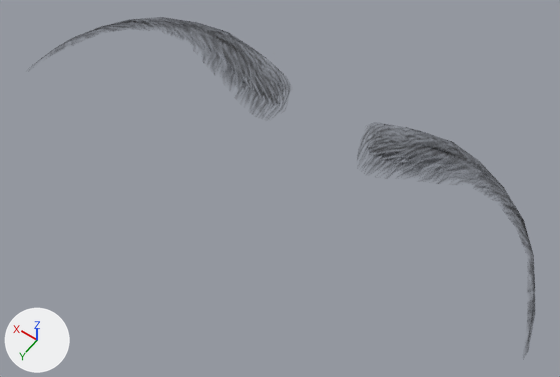
The glTF model assets/modular/eyebrows/eyebrow004_female.glb as it was, and as the next commit left it.
One viewpoint serves both versions: a 50 mm camera at (-0.0542, -0.0416, 1.6844) aimed at (-0.0023, -0.1143, 1.5701). The axes (+X, +Y, +Z) are drawn at lower left. The lights are the same throughout. The picture after the commit comes second.

In view in the first picture: 'Human.eyebrow004'.
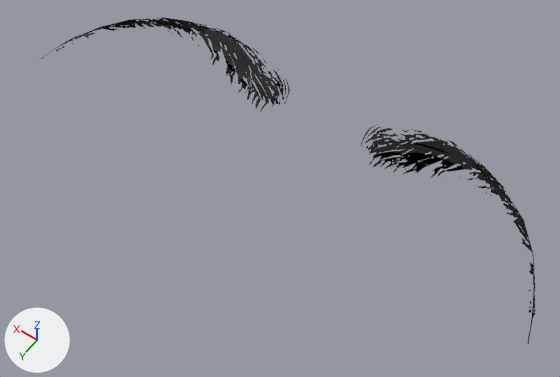
The change, as a list of edits to the scene's bpy script:
```text
Change mat_human_eyebrow004:
    add n5 = _N.new('ShaderNodeMath'); n5.name = 'Math'
    add n5.operation = 'SUBTRACT'
    add n5.inputs[0].default_value = 1.0  # 'Value'
    add n6 = _N.new('ShaderNodeMath'); n6.name = 'Math.001'
    add n6.operation = 'LESS_THAN'
    where n2 = _N.new('ShaderNodeTexImage'); n2.name = 'Image Texture'
    where n0 = _N.new('ShaderNodeBsdfPrincipled'); n0.name = 'Principled BSDF'
    remove _L.new(n2.outputs[1], n0.inputs[4])  # 'Alpha' to 'Alpha'
    add _L.new(n5.outputs[0], n0.inputs[4])  # 'Value' to 'Alpha'
    add _L.new(n6.outputs[0], n5.inputs[1])  # 'Value' to 'Value'
    add _L.new(n2.outputs[1], n6.inputs[0])  # 'Alpha' to 'Value'
```

Pixel boxes [x1, y1, x2, y2] of what changed, in the pictures (560 x 377 px):
'Human.eyebrow004', surface changed
    both: [34, 17, 535, 344]
